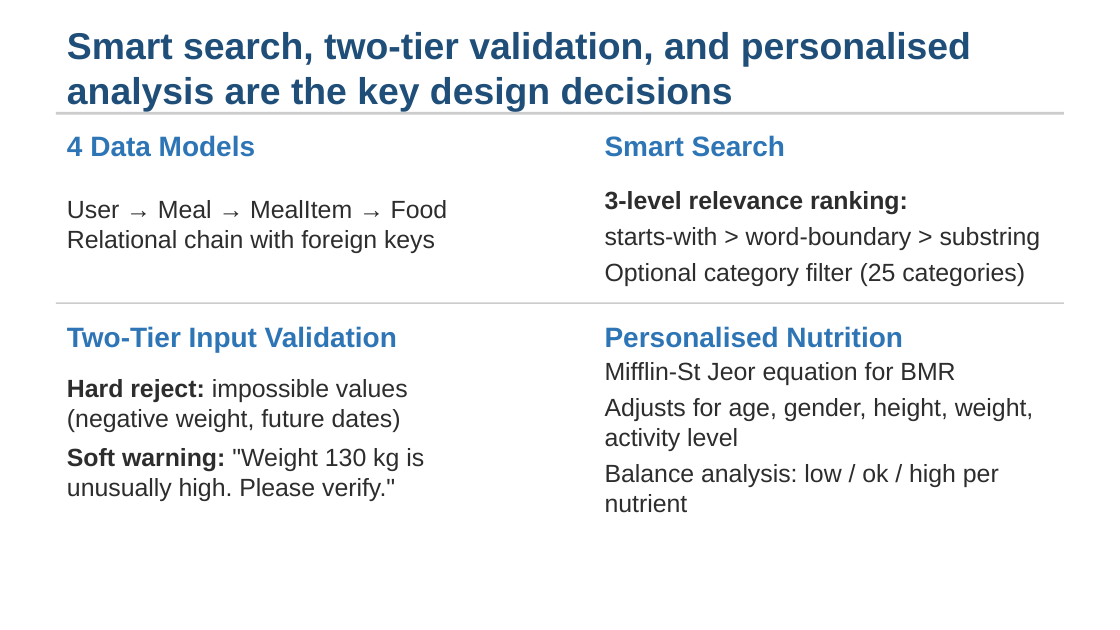
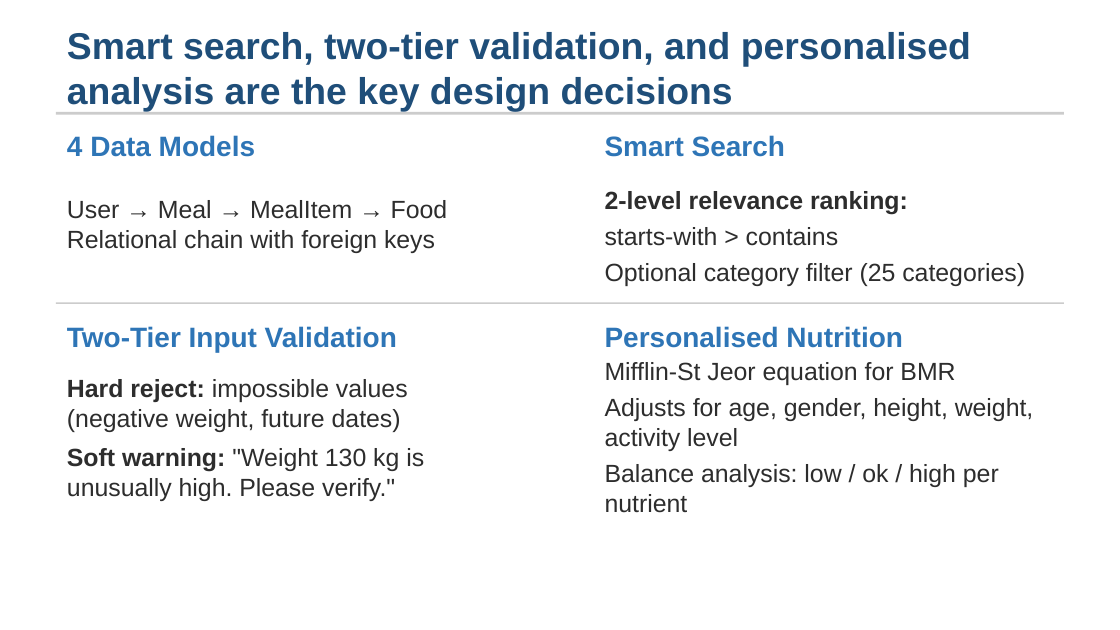
Before and after one commit to lcx-0504/Web-Service-and-Data-CW1, a slide deck: slide 4 of docs/presentation.pptx. Drawn at 1120x630 pixels with LibreOffice and Linux fonts; fonts in the diff are those of the drawing. Boxes give left, top, right and bottom in pixels: in the first picture for what was removed or moved away, otherwise in the second. Text is boxed around its words. In the diff, an @@ line names an element or a change of style, - is before the commit and + after.

Commit message:
fix: unify search ranking to 2-level, MCP default to PythonAnywhere
- Fix search ranking description: 3-level → 2-level (starts-with > contains)
  across technical report, API docs, presentation, and GenAI logs
- MCP config: default to PythonAnywhere, support NUTRITRACK_API_URL env var
- README: add online MCP usage instructions with env var override for local

```diff
--- a/docs/presentation.pptx
+++ b/docs/presentation.pptx
@@ text at (605,191,908,246): text changed; bold on @@
-3-level relevance ranking:
-starts-with > word-boundary > substring
+2-level relevance ranking:
+starts-with > contains
```
Also in this commit, not shown: 8 other files.
